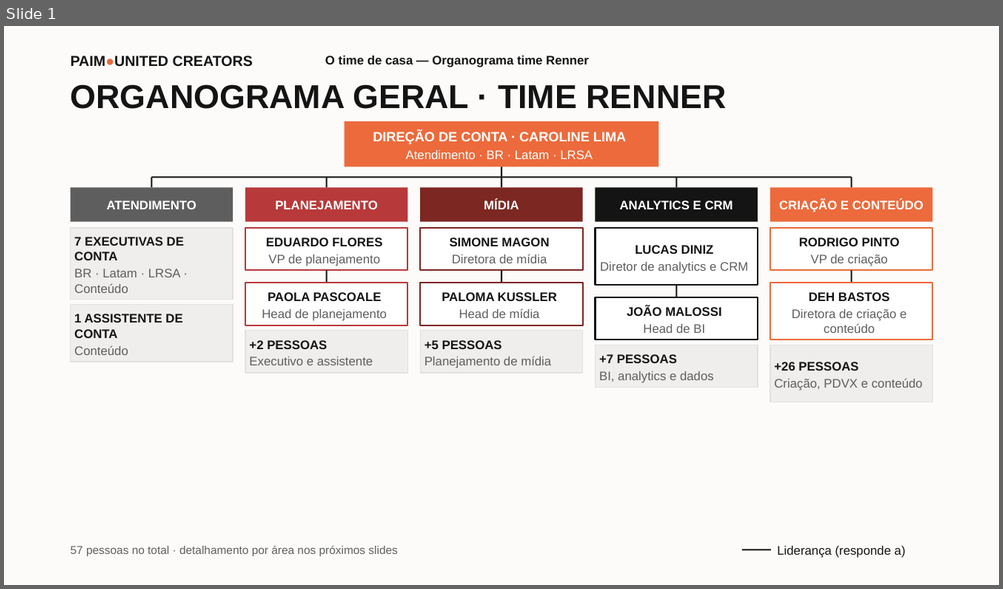
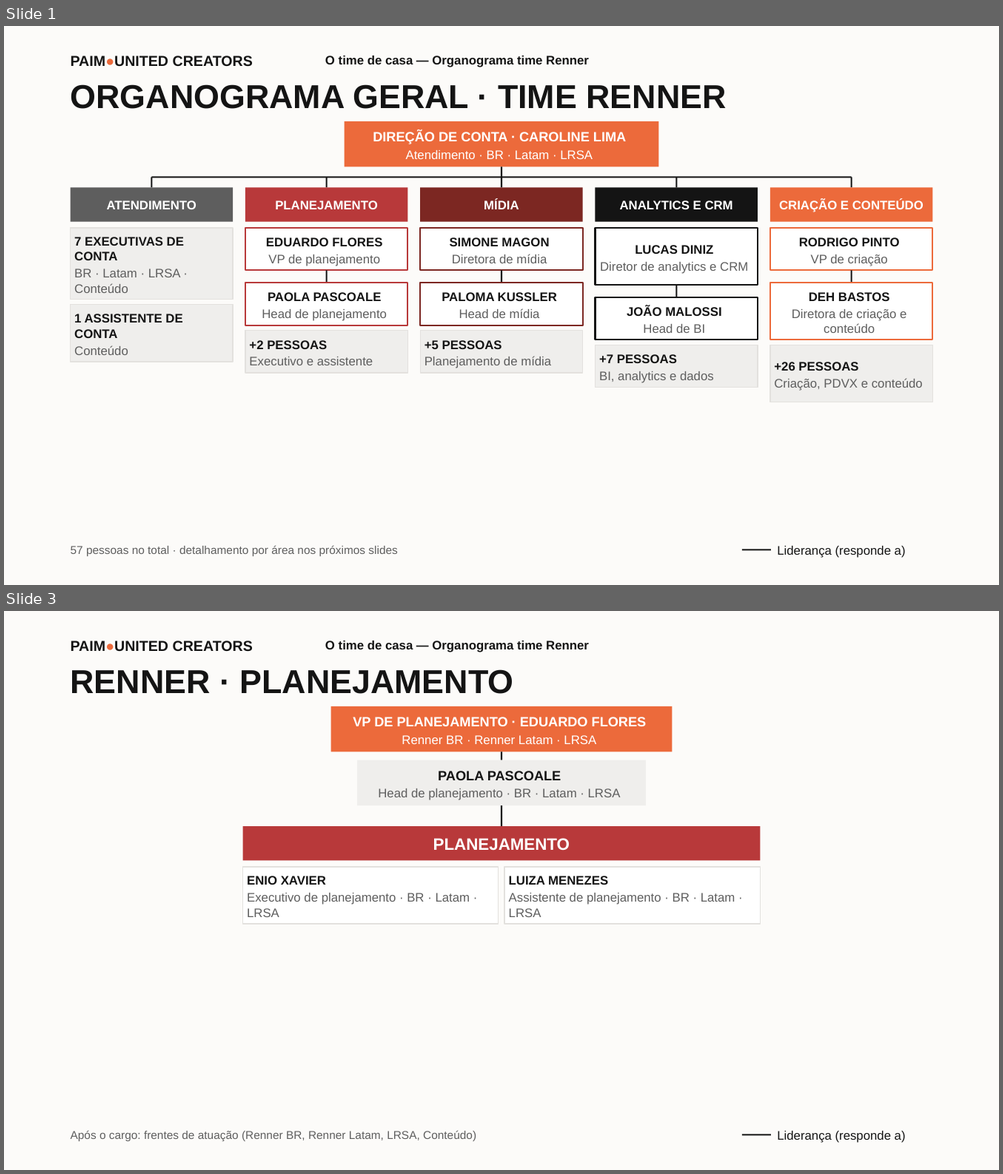
Before and after one commit to Miadolfo/paim, a slide deck: Organograma_Time_Renner.pptx. Shown one above the other, each under a label of ours: slide 1 before the commit, slides 1 and 3 after it; the slides between them are not shown. The pictures are 1003x589 and 1003x1174 pixels, drawn with LibreOffice and Linux fonts; fonts in the diff are those of the drawing. Boxes give left, top, right and bottom in pixels: in the first picture for what was removed or moved away, otherwise in the second. Text is boxed around its words. In the diff, an @@ line names an element or a change of style, - is before the commit and + after.

```diff
--- a/Organograma_Time_Renner.pptx
+++ b/Organograma_Time_Renner.pptx
@@ slide 3 added at [4,611,999,1170], background #FCFBF9 @@
@@ text added at [71,641,253,652], 14 pt, text #141414, bold @@
+PAIM●UNITED CREATORS
@@ text added at [325,641,589,652], 12 pt, text #141414, bold @@
+O time de casa — Organograma time Renner
@@ text added at [71,669,514,694], 32 pt, text #141414, bold @@
+RENNER · PLANEJAMENTO
@@ rectangle added at [331,706,671,752], fill #EC6A3B @@
@@ text added at [353,717,646,744], 13 pt, text #FFFFFF, bold @@
+VP DE PLANEJAMENTO · EDUARDO FLORES
+Renner BR · Renner Latam · LRSA
@@ rectangle added at [357,760,646,806], fill #EFEEEC @@
@@ line added from (502, 752) to (502, 760), #141414 1.5 pt @@
@@ text added at [378,771,620,800], 12 pt, text #5E5E5E @@
+PAOLA PASCOALE
+Head de planejamento · BR · Latam · LRSA
@@ line added from (502, 806) to (502, 816), #141414 1.5 pt @@
@@ rectangle added at [243,826,760,861], fill #B8393A, 16 pt, text #FFFFFF, bold @@
+PLANEJAMENTO
@@ line added from (502, 816) to (502, 816), #141414 1.5 pt @@
@@ line added from (502, 816) to (502, 826), #141414 1.5 pt @@
@@ rectangle added at [243,867,498,924], fill #FFFFFF, outline #E3E1DE 1 pt @@
@@ text added at [247,876,470,917], 12 pt, text #5E5E5E @@
+ENIO XAVIER
+Executivo de planejamento · BR · Latam · LRSA
@@ rectangle added at [505,867,760,924], fill #FFFFFF, outline #E3E1DE 1 pt @@
@@ text added at [509,876,735,917], 12 pt, text #5E5E5E @@
+LUIZA MENEZES
+Assistente de planejamento · BR · Latam · LRSA
@@ text added at [71,1130,476,1142], 11 pt, text #5E5E5E @@
+Após o cargo: frentes de atuação (Renner BR, Renner Latam, LRSA, Conteúdo)
@@ line added from (742, 1136) to (771, 1136), #141414 1.5 pt @@
@@ text added at [777,1131,905,1143], 12 pt, text #141414 @@
+Liderança (responde a)
```
Also in this commit, not shown: 2 slides changed, 1 other slide added, 2 other files.
